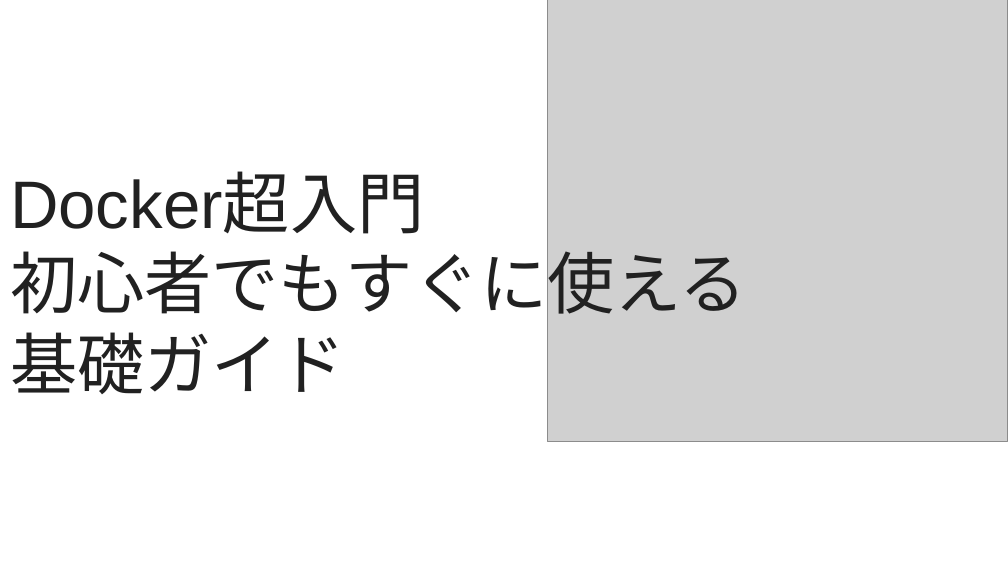
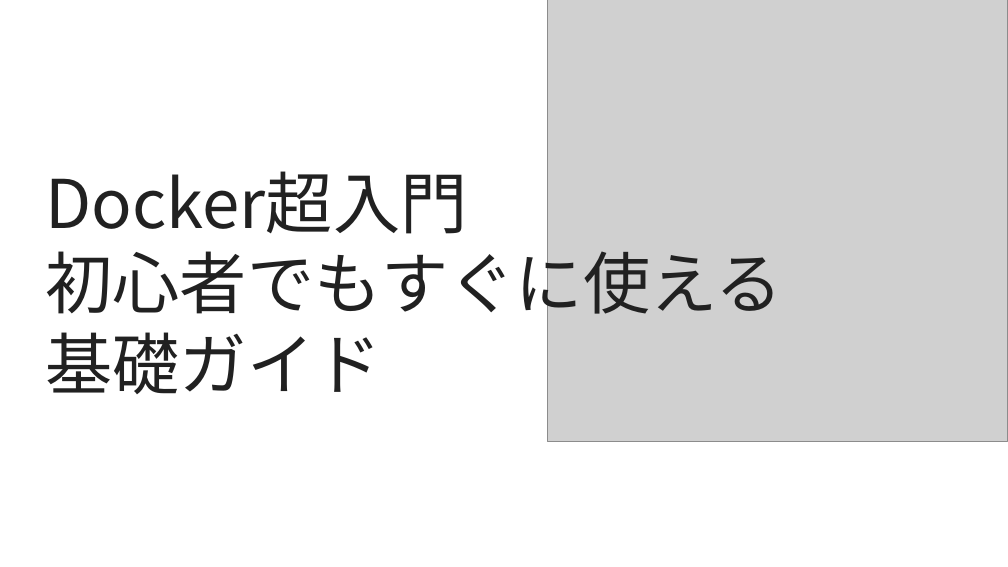
Before and after one commit to raisex-hyamasaki/my-blog, a slide deck: slide 24 of techblog-image/techblog-img.pptx. Drawn at 1008x567 pixels with LibreOffice and Linux fonts; fonts in the diff are those of the drawing; grey boxes stand for pictures. Boxes give left, top, right and bottom in pixels: in the first picture for what was removed or moved away, otherwise in the second. Text is boxed around its words. In the diff, an @@ line names an element or a change of style, - is before the commit and + after.

```diff
--- a/techblog-image/techblog-img.pptx
+++ b/techblog-image/techblog-img.pptx
@@ text "Docker超入門": place and size @@
-text "Docker超入門" at box(10, 174, 747, 394)
+text "Docker超入門" at box(46, 171, 783, 394)
@@ text "Docker超入門" at box(46, 171, 783, 394): font Arial to Noto Sans CJK JP @@
```
Also in this commit, not shown: 4 other files.
